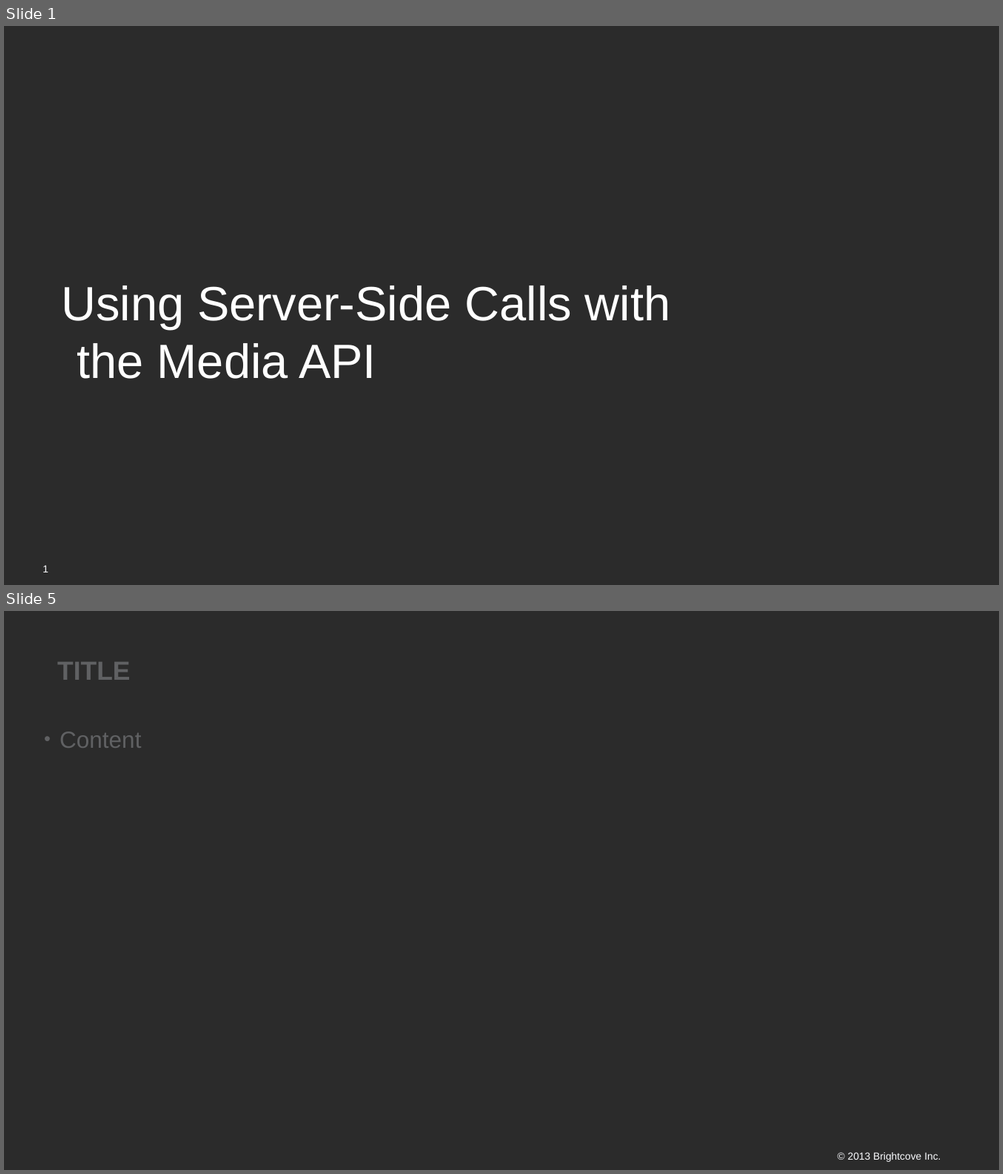
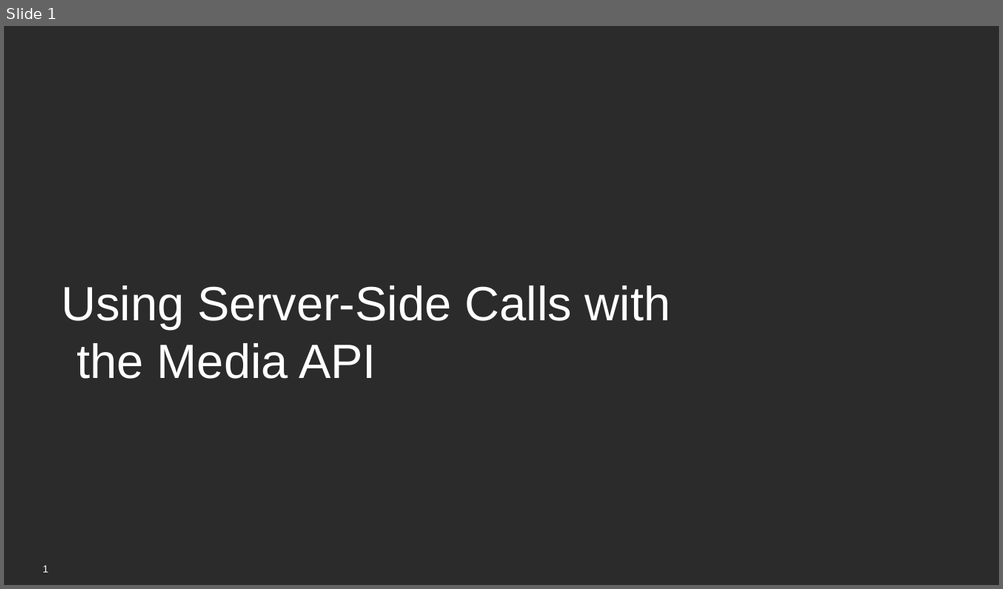
Before and after one commit to BrightcoveLearning/VideoCloudMediaAPI, a slide deck: VideoSessionsMaterials/server-side.pptx. Shown one above the other, each under a label of ours: slides 1 and 5 before the commit, slide 1 after it; the slides between them are not shown. The pictures are 1003x1174 and 1003x589 pixels, drawn with LibreOffice and Linux fonts; fonts in the diff are those of the drawing; background and template pictures are left out; a plain dark background stands for a picture behind light text. Boxes give left, top, right and bottom in pixels: in the first picture for what was removed or moved away, otherwise in the second. Text is boxed around its words. In the diff, an @@ line names an element or a change of style, - is before the commit and + after.

```diff
--- a/VideoSessionsMaterials/server-side.pptx
+++ b/VideoSessionsMaterials/server-side.pptx
@@ slide 5 removed at bbox=[4, 611, 999, 1170], background picture (left out) @@
@@ title removed at bbox=[57, 662, 130, 680] @@
-TITLE
@@ text removed at bbox=[60, 732, 141, 748] @@
-• Content
@@ text removed at bbox=[848, 1153, 940, 1162] @@
-© 2013 Brightcove Inc.
```
Also in this commit, not shown: 1 slide changed, 1 slide added, 3 other slides removed.
